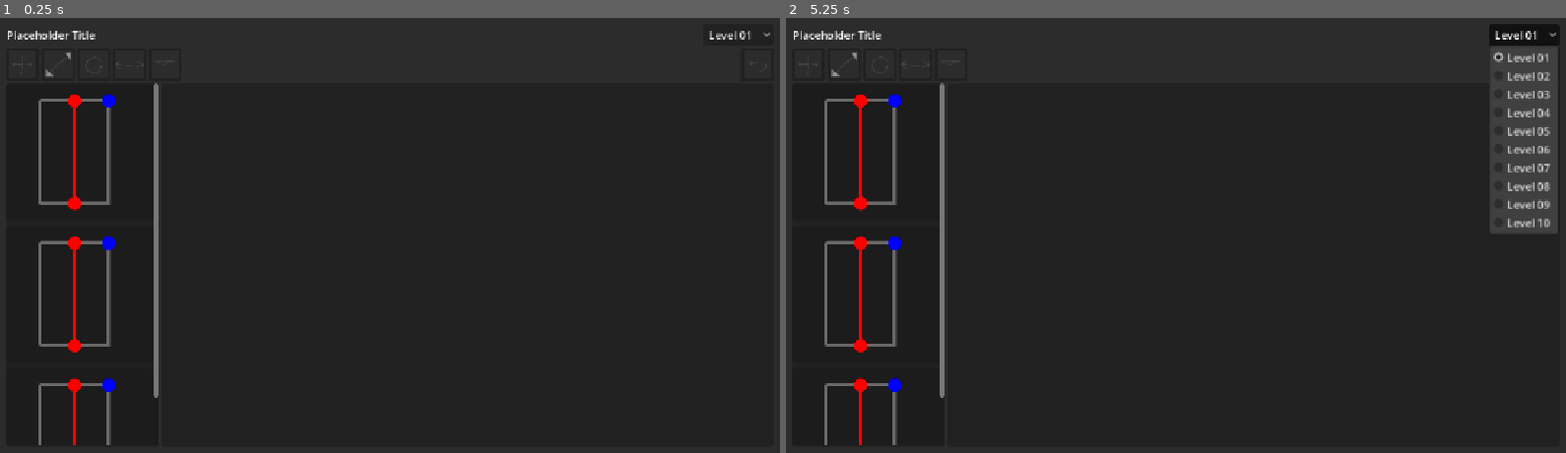
Above: before the commit, frames 1-2 (left to right).
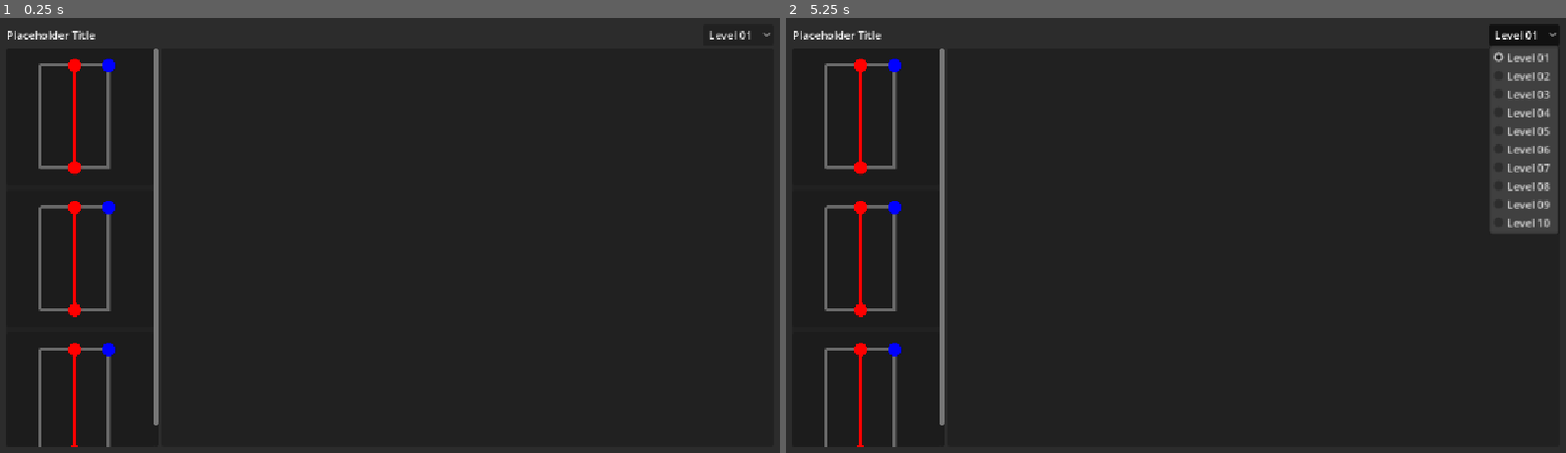
Above: after the commit, the same moments.

Repository: WishingWillow/photoshop-game
Game: Godot game, scene res://UI/TestGame.tscn
The game is run twice, just before and just after one commit, with the same random seed, the same clock (stepped at 60 frames per second) and the same inputs.
Inputs (mouse positions are in pixels of both pictures, inside the frame that each line leads up to):
- Up to frame 1 (0.25 s): no input
- Up to frame 2 (5.25 s): click (809, 65) at 0.52 s; click (840, 65) at 1.27 s; click (879, 65) at 2.02 s; click (918, 65) at 2.77 s; click (949, 65) at 3.52 s; click (1542, 65) at 4.27 s; click "Level 01" at 5 s

The runs differ from the first frame. In frame 1, 1.7% of the frame differs, in the area x 1-99%, y 7-99%; in frame 2, 1.7%.

Commit message:
Deleted Toolbar

Diff:
--- a/UI/ui.tscn
+++ b/UI/ui.tscn
@@ -1,12 +1,6 @@
 [gd_scene format=3 uid="uid://ciu5q2n43mg0o"]
 
 [ext_resource type="Script" uid="uid://byg5iul8343db" path="res://UI/UI Scripts/game_ui.gd" id="1_2fwl4"]
-[ext_resource type="Texture2D" uid="uid://cbyvxv20v042l" path="res://UI/Assets/MoveButtonIcon.png" id="2_c7tqi"]
-[ext_resource type="Texture2D" uid="uid://bxdb485e38brc" path="res://UI/Assets/ScaleButtonIcon.png" id="3_cbfhl"]
-[ext_resource type="Texture2D" uid="uid://ce6uo5284uw1a" path="res://UI/Assets/RotateButtonIcon.png" id="4_4fiuh"]
-[ext_resource type="Texture2D" uid="uid://c8q4tusn4egyv" path="res://UI/Assets/MirrorButtonIcon.png" id="5_h81ot"]
-[ext_resource type="Texture2D" uid="uid://cl3ye444uinfp" path="res://UI/Assets/SliceButtonIcon.png" id="6_6rr40"]
-[ext_resource type="Texture2D" uid="uid://dg5htqq74hbe0" path="res://UI/Assets/UndoButtonIcon.png" id="7_0w6e5"]
 [ext_resource type="Script" uid="uid://f7chq1kajgdl" path="res://UI/UI Scripts/layer_list.gd" id="8_cbfhl"]
 [ext_resource type="PackedScene" uid="uid://by8h4cdi166l8" path="res://UI/LayerEntry.tscn" id="9_4fiuh"]
 
@@ -58,41 +52,6 @@
 [node name="LevelMenu" type="OptionButton" parent="MarginContainer/VBoxContainer/TopBarContainer" unique_id=1824949726]
 layout_mode = 2
 
-[node name="ToolBarContainer" type="HBoxContainer" parent="MarginContainer/VBoxContainer" unique_id=1210550459]
-layout_mode = 2
-
-[node name="MoveButton" type="Button" parent="MarginContainer/VBoxContainer/ToolBarContainer" unique_id=783653079]
-layout_mode = 2
-icon = ExtResource("2_c7tqi")
-
-[node name="ScaleButton" type="Button" parent="MarginContainer/VBoxContainer/ToolBarContainer" unique_id=1302577072]
-layout_mode = 2
-icon = ExtResource("3_cbfhl")
-icon_alignment = 1
-
-[node name="RotateButton" type="Button" parent="MarginContainer/VBoxContainer/ToolBarContainer" unique_id=1949795163]
-layout_mode = 2
-icon = ExtResource("4_4fiuh")
-icon_alignment = 1
-
-[node name="MirrorButton" type="Button" parent="MarginContainer/VBoxContainer/ToolBarContainer" unique_id=1186211908]
-layout_mode = 2
-icon = ExtResource("5_h81ot")
-icon_alignment = 1
-
-[node name="SliceButton" type="Button" parent="MarginContainer/VBoxContainer/ToolBarContainer" unique_id=1272461265]
-layout_mode = 2
-icon = ExtResource("6_6rr40")
-icon_alignment = 1
-
-[node name="Spacer" type="Control" parent="MarginContainer/VBoxContainer/ToolBarContainer" unique_id=1010003887]
-layout_mode = 2
-size_flags_horizontal = 3
-
-[node name="UndoButton" type="Button" parent="MarginContainer/VBoxContainer/ToolBarContainer" unique_id=1586513702]
-layout_mode = 2
-icon = ExtResource("7_0w6e5")
-
 [node name="HBoxContainer" type="HBoxContainer" parent="MarginContainer/VBoxContainer" unique_id=1098168033]
 layout_mode = 2
 size_flags_vertical = 3
